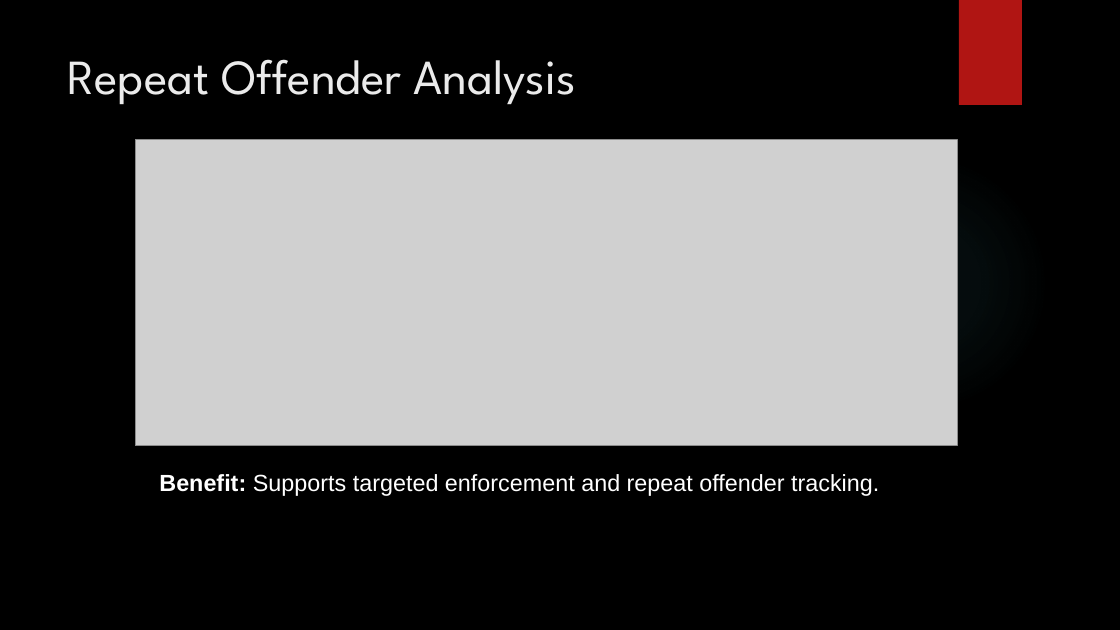
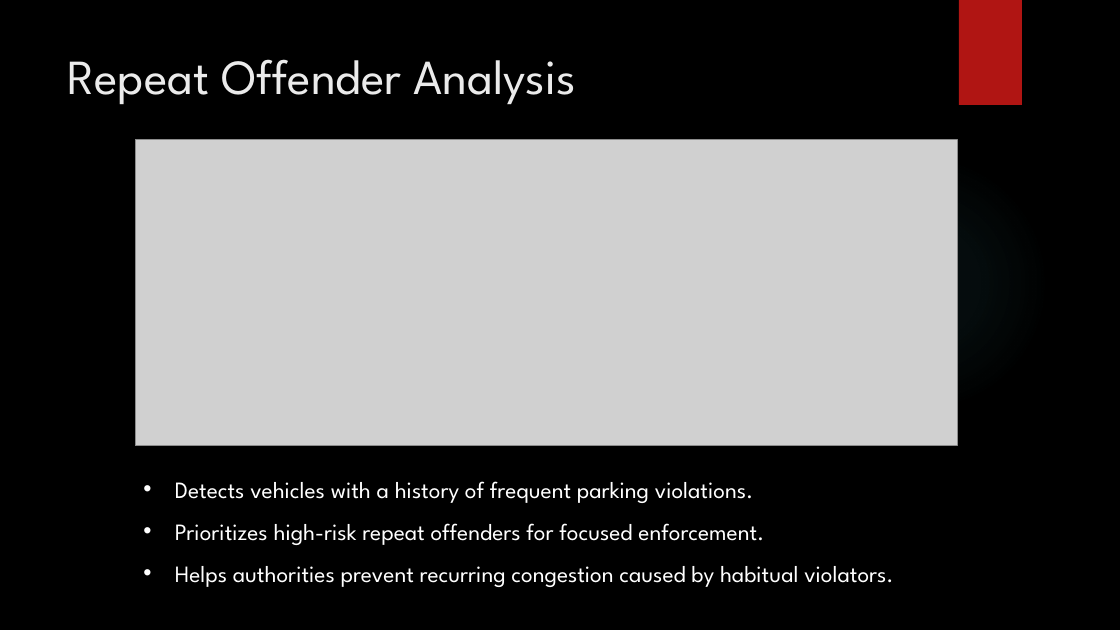
Before and after one commit to GayaStar/Parking-Impact-Intelligence-System, a slide deck: slide 8 of Parking Impact Intelligence System-presentation.pptx. Drawn at 1120x630 pixels with LibreOffice and Linux fonts; fonts in the diff are those of the drawing; grey boxes stand for pictures; background and template pictures are left out. Boxes give left, top, right and bottom in pixels: in the first picture for what was removed or moved away, otherwise in the second. Text is boxed around its words. In the diff, an @@ line names an element or a change of style, - is before the commit and + after.

```diff
--- a/Parking Impact Intelligence System-presentation.pptx
+++ b/Parking Impact Intelligence System-presentation.pptx
@@ text at (175, 481, 893, 587): text changed; font Arial to League Spartan @@
-Benefit: Supports targeted enforcement and repeat offender tracking.
+• Detects vehicles with a history of frequent parking violations.
+• Prioritizes high-risk repeat offenders for focused enforcement.
+• Helps authorities prevent recurring congestion caused by habitual violators.
```
Also in this commit, not shown: 7 other slides changed, 15 other files.
